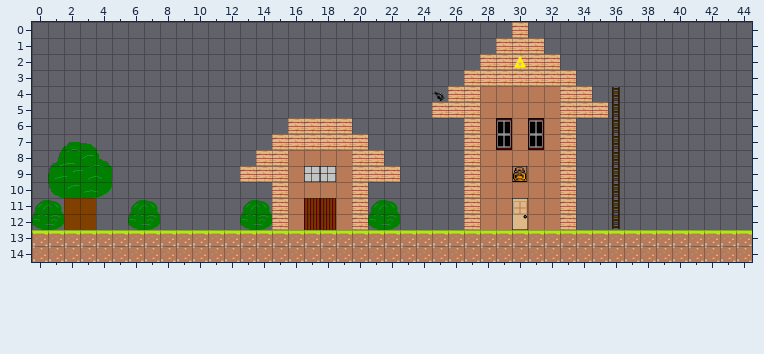
Tiled map, stored at tower-of-darkness-xna/tower-of-darkness-xna/tower-of-darkness-xnaContent/maps/town.tmx. Above: the version before the commit.
Cells are 32x32 px. Shown: x 0..44, y 0..14.
And afterwards:
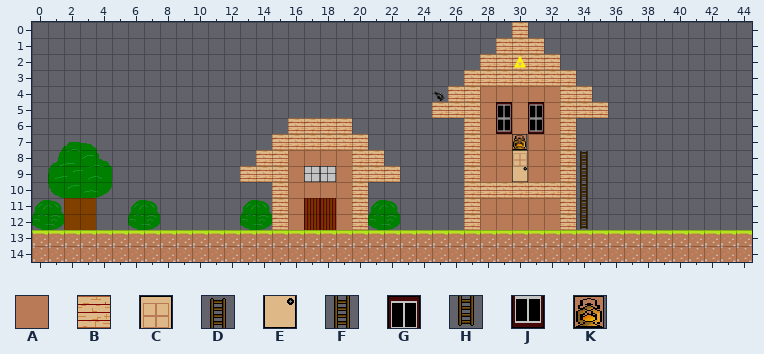
Key: from "Tileset": A 12, B 15, C 28, D 29, E 38, F 39, G 41, H 49, J 51, K 64.
_ is an empty cell, . an unchanged one.
Author's note on the commit: Added house map and transition from town to house (and vice versa)
From old to new:
--- layer "Background"
@@ x 29..31 @@
- 5 A.A
- 6 G.G
- 7 JAJ
- 8 .A.
- 9 .K.
+ 5 G.G
+ 6 J.J
+ 7 AKA
+ 8 .C.
+ 9 .E.
@@ x 30..30 @@
-11 C
-12 E
+11 A
+12 A
--- layer "Foreground"
@@ x 28..32 @@
-10 _____
+10 BBBBB
--- layer "Ladder"
@@ x 34..36 @@
- 4 ..D
- 5 ..F
- 6 ..F
- 7 ..F
- 8 _.F
- 9 _.F
-10 _.F
-11 _.F
-12 _.H
+ 4 .._
+ 5 .._
+ 6 .._
+ 7 .._
+ 8 D._
+ 9 F._
+10 F._
+11 F._
+12 H._
Where, in picture pixels (left, top, right, bottom), the same in both pictures:
removed: (612, 87, 620, 229)
changed: (480, 102, 560, 230)
added: (580, 151, 588, 229)
